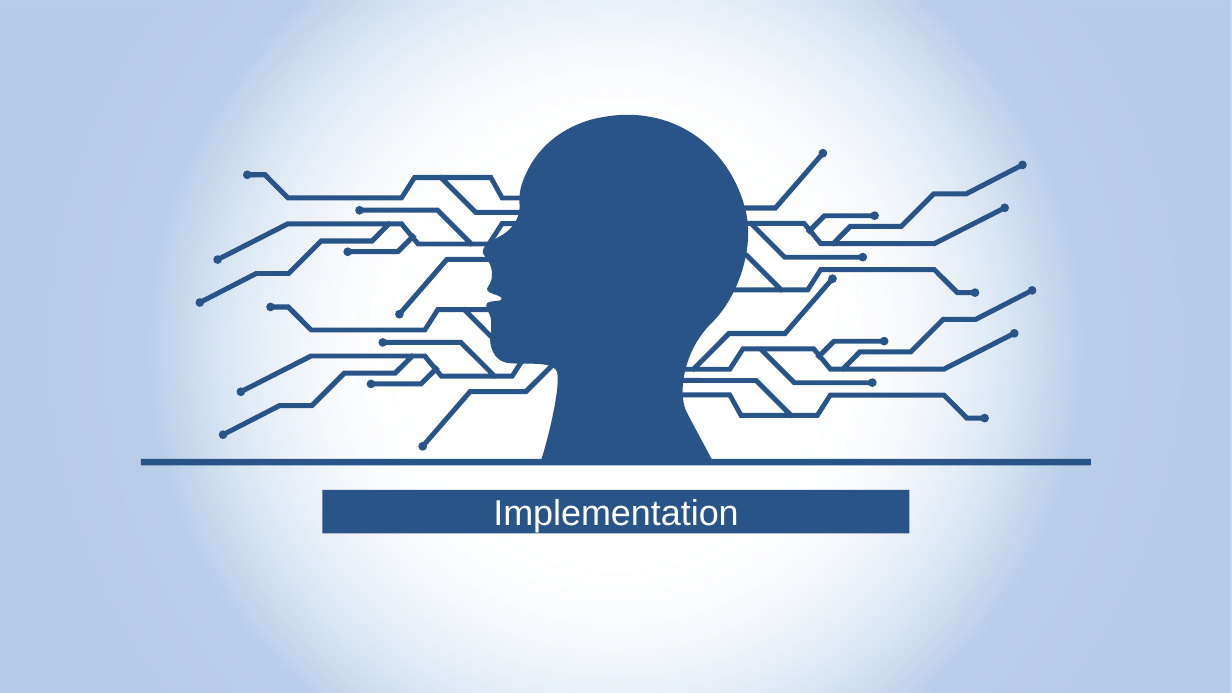
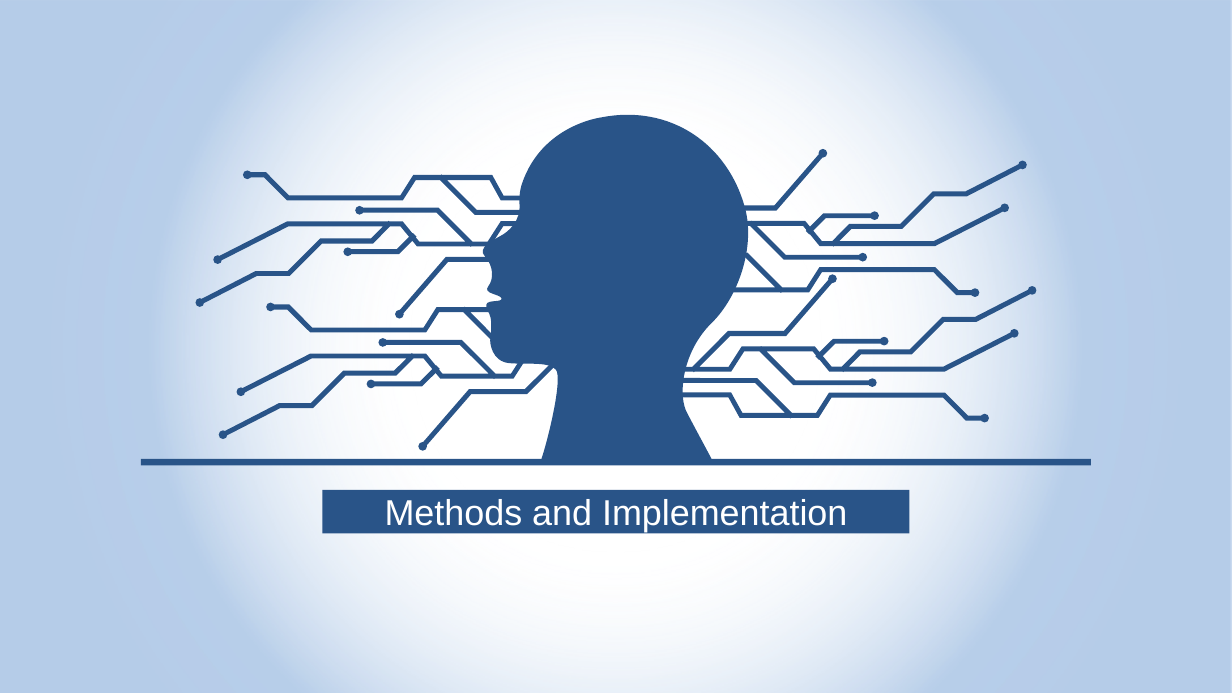
Before and after one commit to Sonam-22/neocortexapi, a slide deck: slide 7 of source/MySEProject/Documentation/Implementation of SDR Classifier.pptx (slide 9 before the commit). Drawn at 1232x693 pixels with LibreOffice and Linux fonts; fonts in the diff are those of the drawing; background and template pictures are left out. Boxes give left, top, right and bottom in pixels: in the first picture for what was removed or moved away, otherwise in the second. Text is boxed around its words. In the diff, an @@ line names an element or a change of style, - is before the commit and + after.

```diff
--- a/source/MySEProject/Documentation/Implementation of SDR Classifier.pptx
+++ b/source/MySEProject/Documentation/Implementation of SDR Classifier.pptx
@@ text in rectangle at [385, 499, 847, 532]: text changed @@
-Implementation
+Methods and Implementation
```
Also in this commit, not shown: 6 other slides changed, 4 slides added, 2 slides removed, 1 other file.
